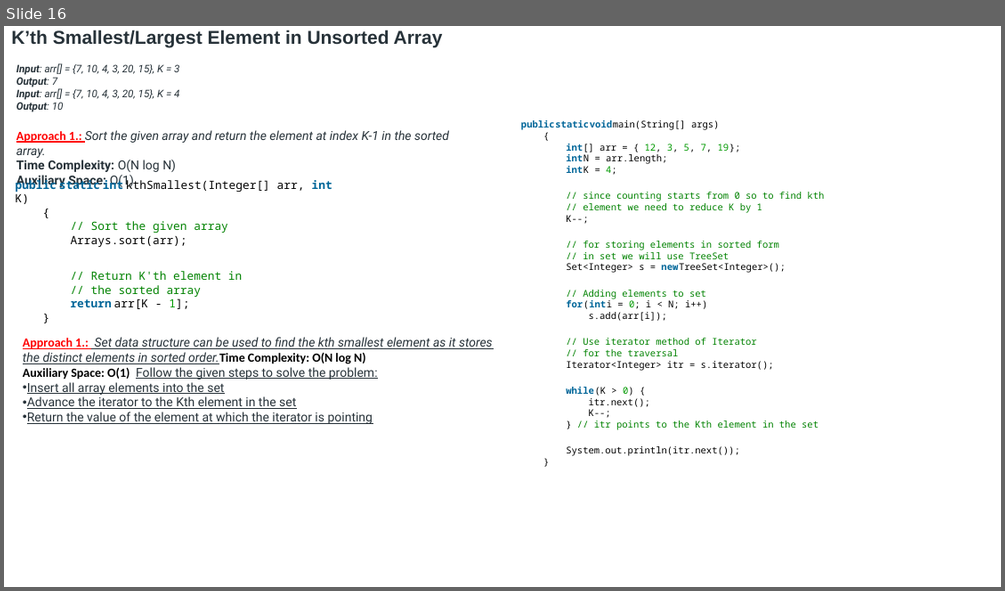
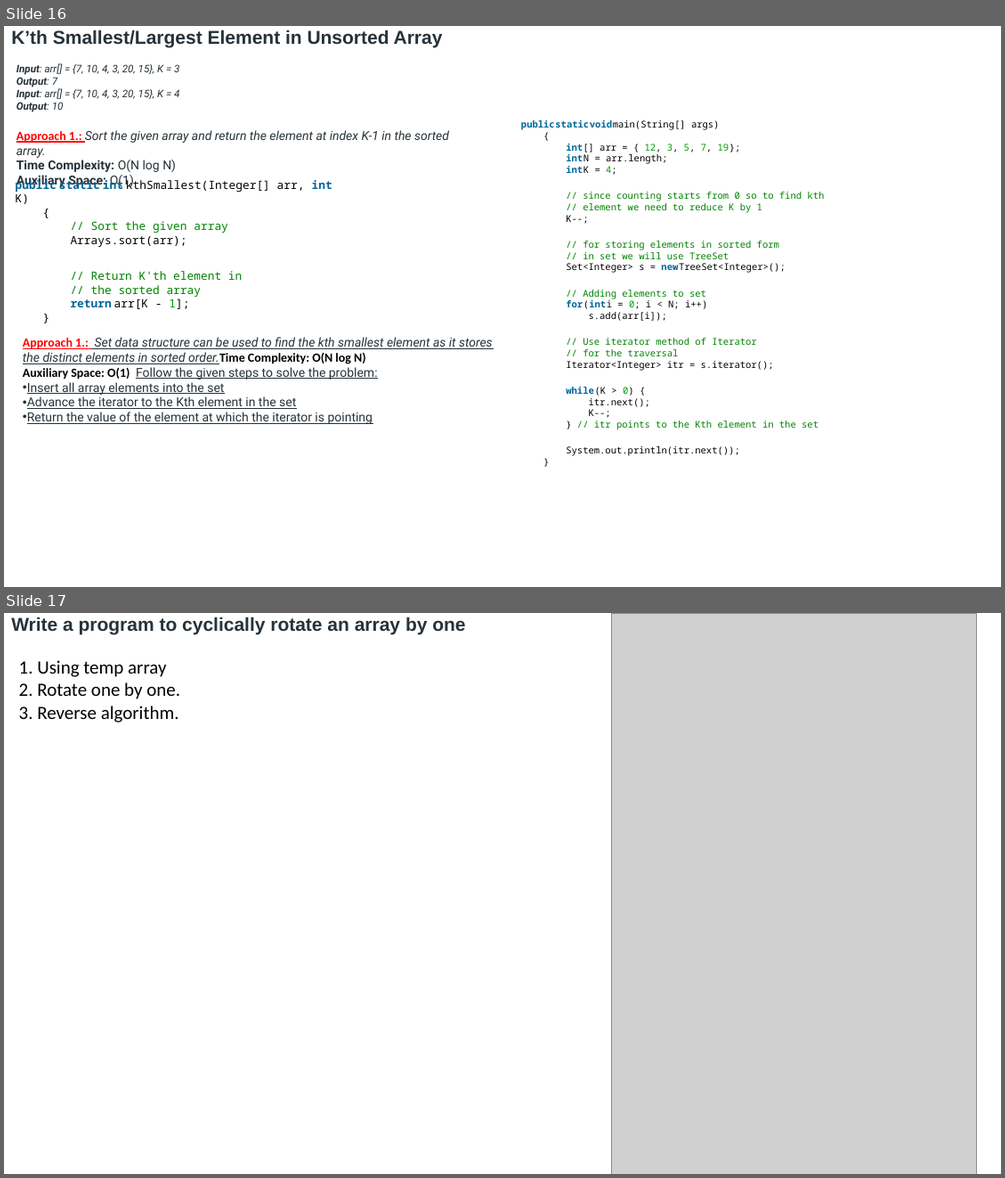
Before and after one commit to codingenv/StudyDocuments, a slide deck: LoveBabbarDSACheatSheat.pptx. Shown one above the other, each under a label of ours: slide 16 before the commit, slides 16 and 17 after it. The pictures are 1005x591 and 1005x1178 pixels, drawn with LibreOffice and Linux fonts; fonts in the diff are those of the drawing; grey boxes stand for pictures. Boxes give left, top, right and bottom in pixels: in the first picture for what was removed or moved away, otherwise in the second. Text is boxed around its words. In the diff, an @@ line names an element or a change of style, - is before the commit and + after.

```diff
--- a/LoveBabbarDSACheatSheat.pptx
+++ b/LoveBabbarDSACheatSheat.pptx
@@ slide 17 added at bbox=[4, 613, 1001, 1174], background #FFFFFF @@
@@ text added at bbox=[11, 617, 465, 634], 18 pt, text #273239, bold @@
+Write a program to cyclically rotate an array by one
@@ picture added at bbox=[612, 613, 977, 1174] @@
@@ text added at bbox=[19, 660, 180, 722], 18 pt, text #000000 @@
+1. Using temp array
+2. Rotate one by one.
+3. Reverse algorithm.
```
Also in this commit, not shown: 5 other slides added.
